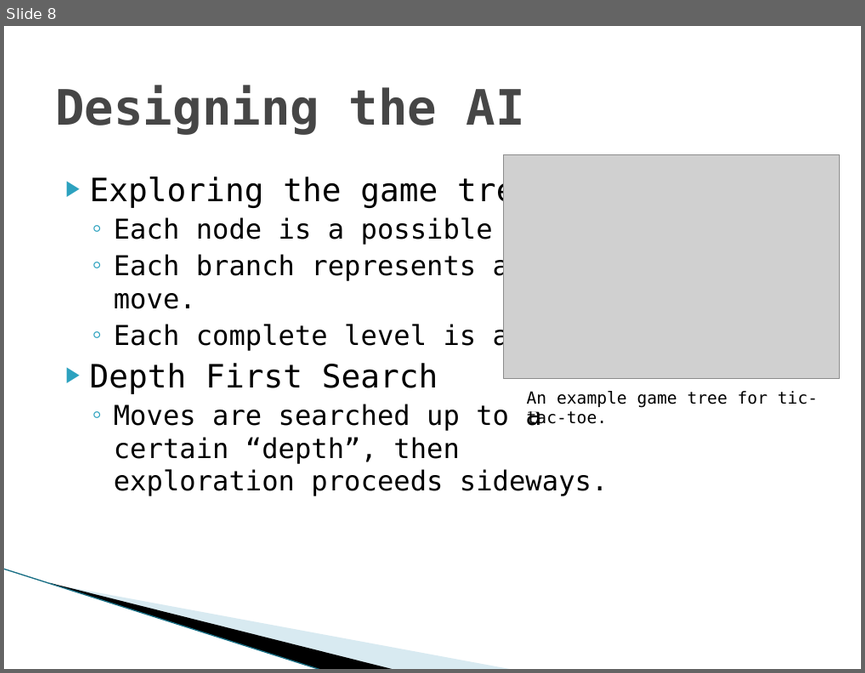
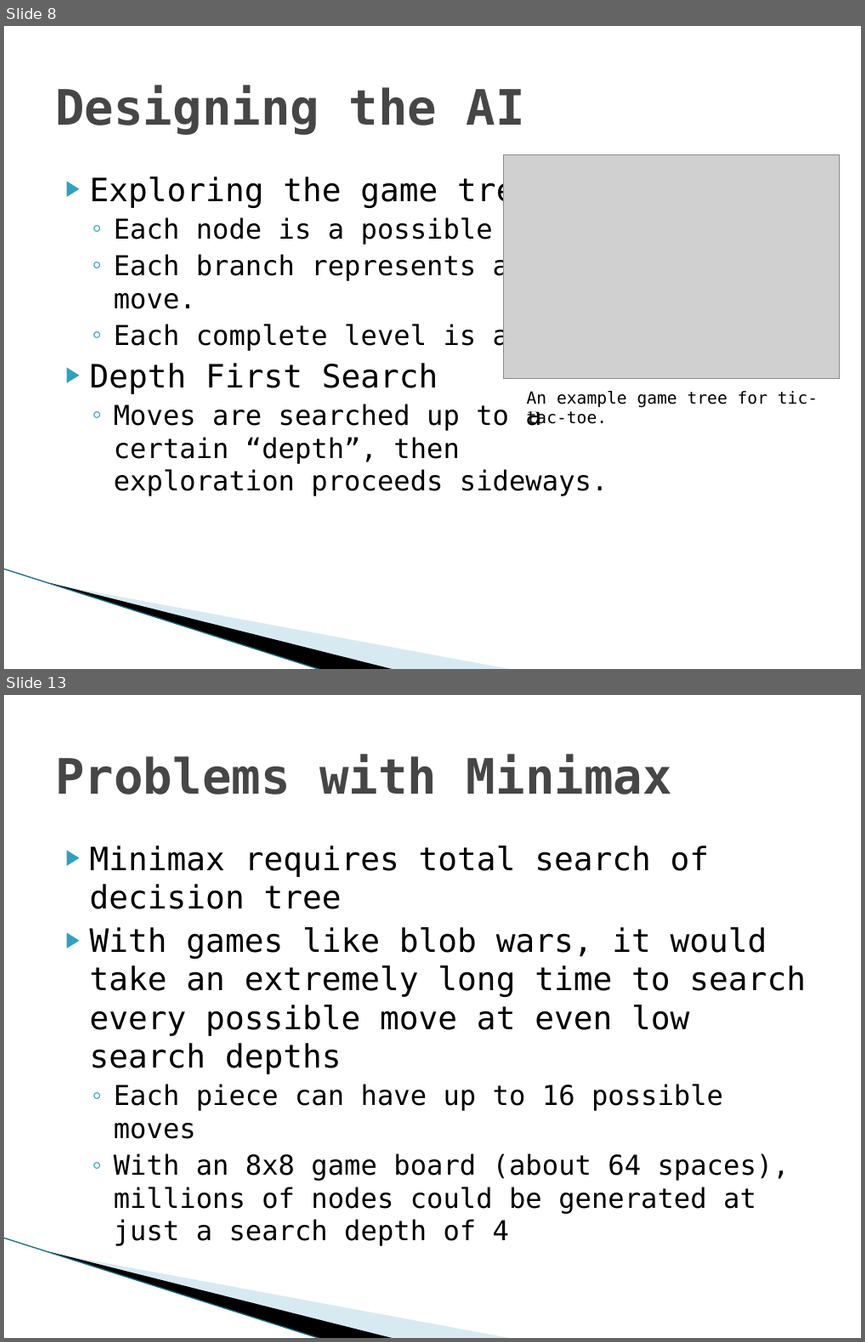
Before and after one commit to TadCordle/Senior-Project, a slide deck: Game Theory and Artificial Intelligence Design.pptx. Shown one above the other, each under a label of ours: slide 8 before the commit, slides 8 and 13 after it; the slides between them are not shown. The pictures are 865x673 and 865x1342 pixels, drawn with LibreOffice and Linux fonts; fonts in the diff are those of the drawing; grey boxes stand for pictures; background and template pictures are left out. Boxes give left, top, right and bottom in pixels: in the first picture for what was removed or moved away, otherwise in the second. Text is boxed around its words. In the diff, an @@ line names an element or a change of style, - is before the commit and + after.

```diff
--- a/Game Theory and Artificial Intelligence Design.pptx
+++ b/Game Theory and Artificial Intelligence Design.pptx
@@ slide 13 added at box(4, 695, 861, 1338), background #FFFFFF; not listed: 3 template elements that a slide beside it also shows @@
@@ title added at box(55, 754, 672, 794), 41 pt, text #464646, bold @@
+Problems with Minimax
@@ text added at box(90, 845, 806, 1246), 27 pt, text #000000 @@
+▶ Minimax requires total search of decision tree
+▶ With games like blob wars, it would take an extremely long time to search every possible move at even low search depths
+  ◦ Each piece can have up to 16 possible moves
+  ◦ With an 8x8 game board (about 64 spaces), millions of nodes could be generated at just a search depth of 4
```
Also in this commit, not shown: 1 slide changed, 11 other slides added.
